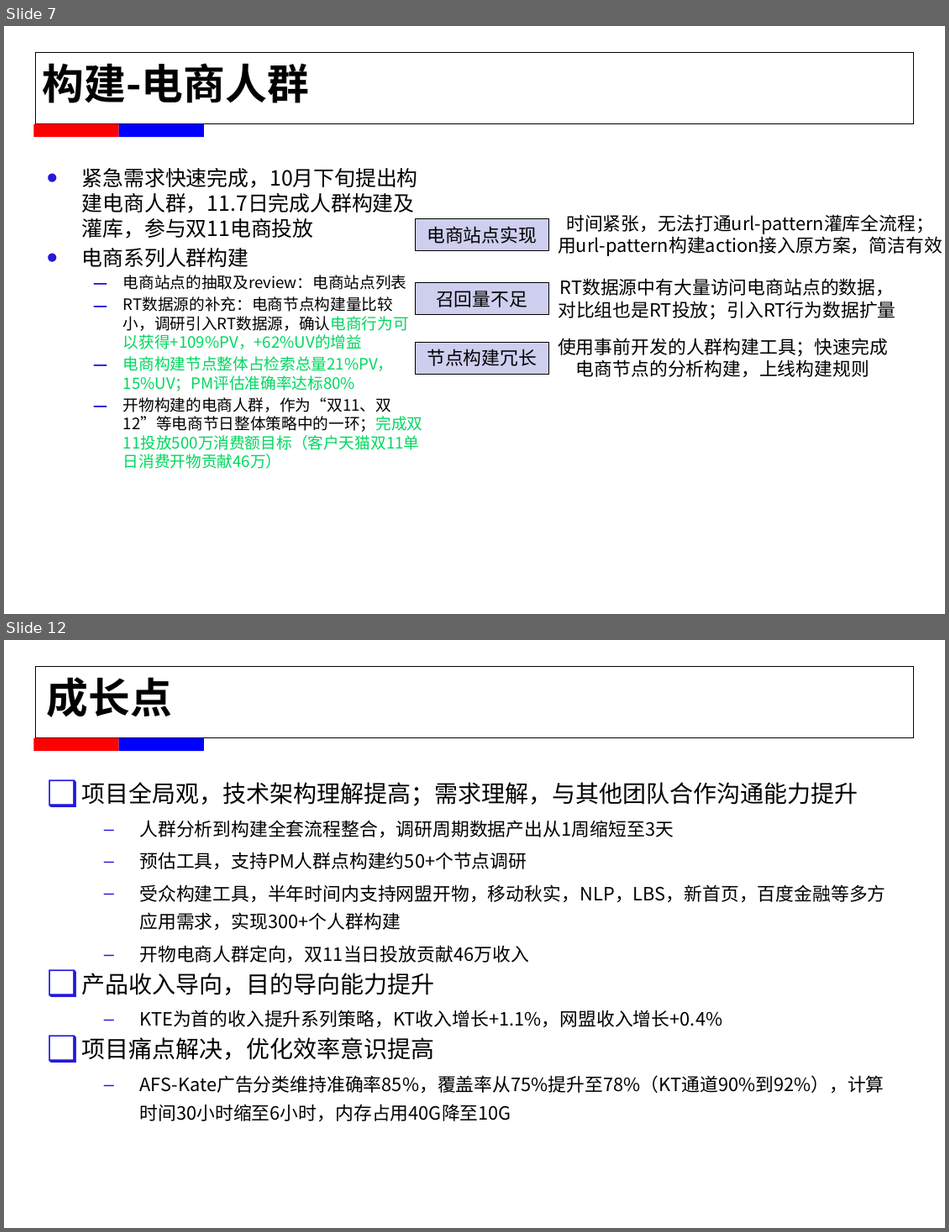
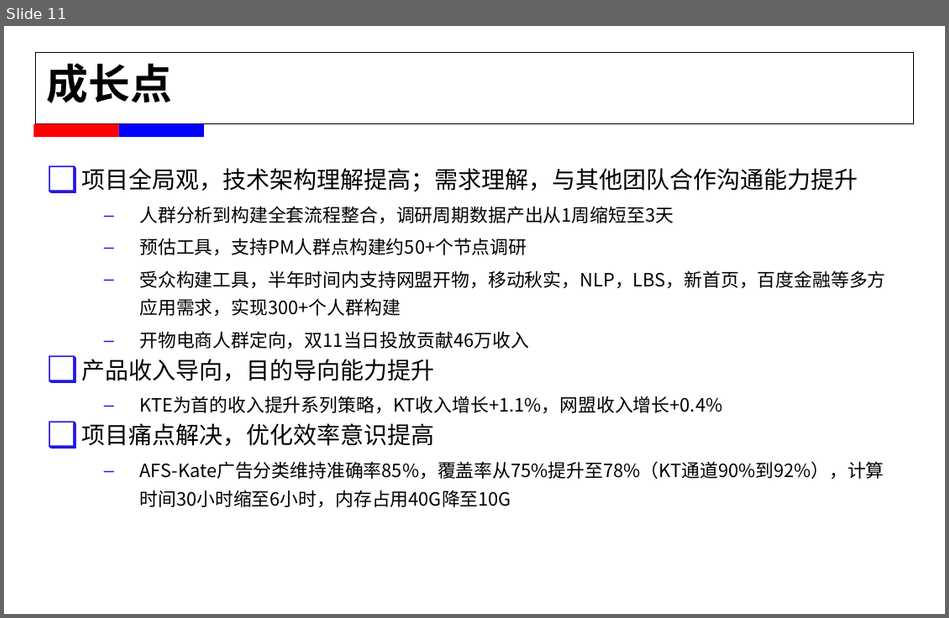
Before and after one commit to alexxyjiang/baidu-tech-report, a slide deck: For T5/蒋学渊_2015年春工作述职.pptx. Shown one above the other, each under a label of ours: slides 7 and 12 before the commit, slide 11 after it; the slides between them are not shown. The pictures are 949x1232 and 949x618 pixels, drawn with LibreOffice and Linux fonts; fonts in the diff are those of the drawing; background and template pictures are left out. Boxes give left, top, right and bottom in pixels: in the first picture for what was removed or moved away, otherwise in the second. Text is boxed around its words. In the diff, an @@ line names an element or a change of style, - is before the commit and + after.

```diff
--- a/For T5/蒋学渊_2015年春工作述职.pptx
+++ b/For T5/蒋学渊_2015年春工作述职.pptx
@@ slide 7 removed at (4, 26, 945, 614), background #FFFFFF; not listed: 4 template elements that a slide beside it also shows @@
@@ text removed at (43, 63, 309, 103) @@
-构建-电商人群
@@ text removed at (82, 168, 423, 450) @@
-• 紧急需求快速完成，10月下旬提出构建电商人群，11.7日完成人群构建及灌库，参与双11电商投放
-• 电商系列人群构建
-  – 电商站点的抽取及review：电商站点列表
-  – RT数据源的补充：电商节点构建量比较小，调研引入RT数据源，确认电商行为可以获得+109%PV，+62%UV的增益
-  – 电商构建节点整体占检索总量21%PV，15%UV；PM评估准确率达标80%
-  – 开物构建的电商人群，作为“双11、双12”等电商节日整体策略中的一环；完成双11投放500万消费额目标（客户天猫双11单日消费开物贡献46万）
@@ rectangle removed at (415, 219, 548, 251) @@
-电商站点实现
@@ text removed at (558, 214, 942, 256) @@
-时间紧张，无法打通url-pattern灌库全流程；
-用url-pattern构建action接入原方案，简洁有效
@@ rectangle removed at (415, 283, 548, 315) @@
-召回量不足
@@ text removed at (558, 278, 896, 320) @@
-RT数据源中有大量访问电商站点的数据，
-对比组也是RT投放；引入RT行为数据扩量
@@ rectangle removed at (415, 342, 548, 374) @@
-节点构建冗长
@@ text removed at (558, 338, 888, 377) @@
-使用事前开发的人群构建工具；快速完成
-电商节点的分析构建，上线构建规则
@@ what was slide 12 is now slide 11 @@
```
Also in this commit, not shown: 8 slides changed, 2 slides added, 2 other slides removed, 2 other files.
